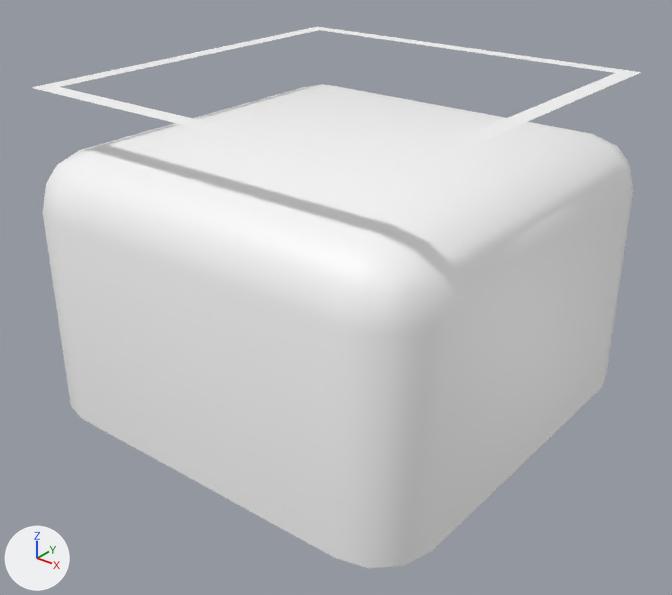
One commit to the Blender file assets/models/GridCells.blend: the scene before it, then after it.
Before and after are seen from a camera (50 mm lens) standing at (1.325, -1.693, 0.627) and looking at (0.019, -0.061, -0.385). Every picture has the same lights, and +X, +Y and +Z are marked at lower left.

Names of what the first picture shows: 'Ground', 'MarkingRed'.
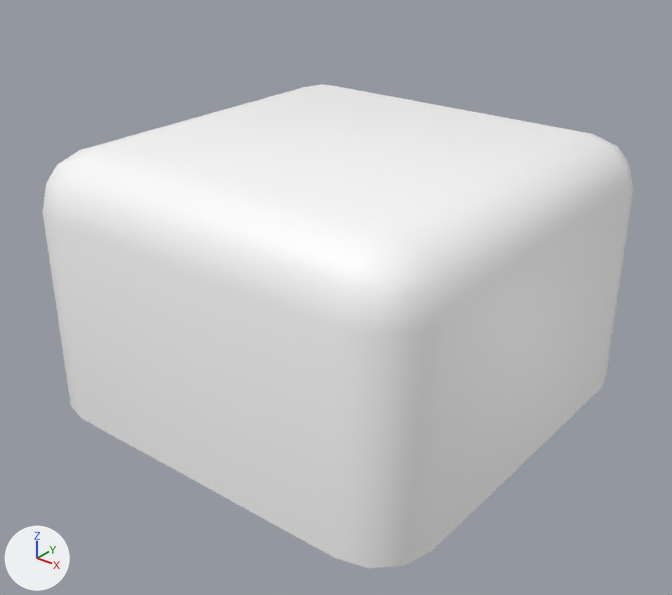
The change, as a diff of the scene's bpy script:
```diff
--- a/assets/models/GridCells.blend.py
+++ b/assets/models/GridCells.blend.py
@@ ob_markingred @@
 ob_markingred.location = (0.0, 0.0, 0.0)
+ob_markingred.hide_set(True)
```

Boxes [x1, y1, x2, y2] around the edits, measured in the pictures (672 x 595 px):
'MarkingRed', hidden
    before: [31, 26, 641, 177]
